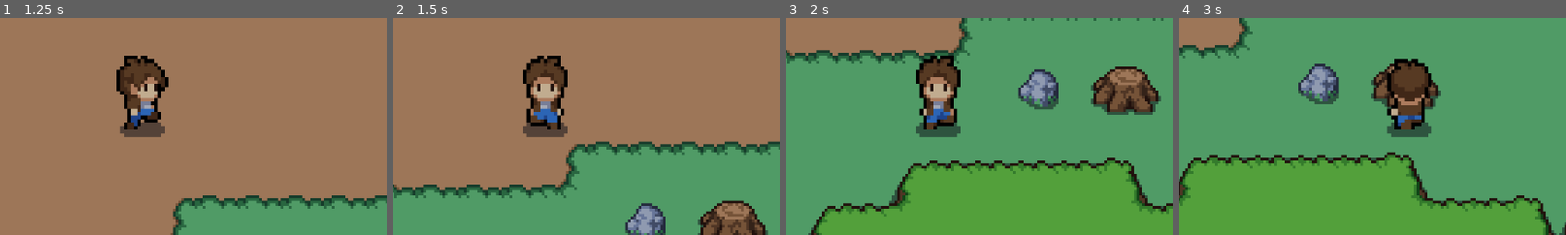
Above: before the commit, frames 1-4 (left to right).
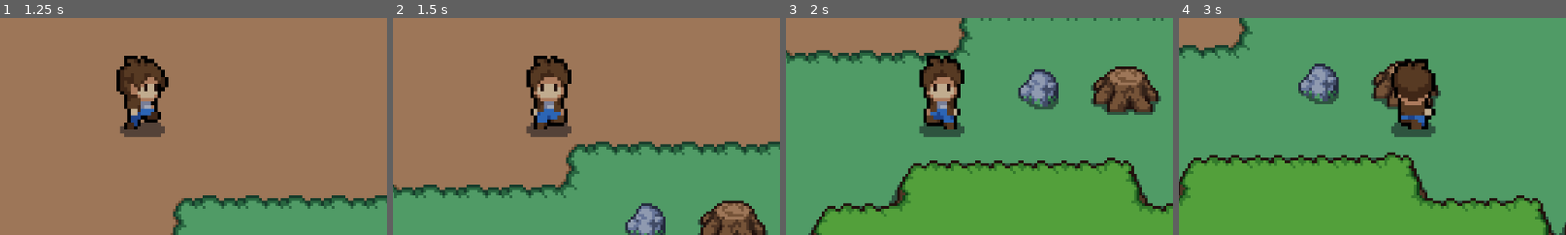
Above: after the commit, the same moments.

Repository: HunterC1234/Quest
Game: Godot game, scene res://scenes/world.tscn
Same seed, same stepped clock (60 frames per second), same inputs: the game is played once before the commit and once after it.
Inputs:
- Up to frame 1 (1.25 s): hold Right (ui_right) from 0.53 s (still down)
- Up to frame 2 (1.5 s): release Right (ui_right) at 1.28 s; hold Down (ui_down) from 1.28 s (still down)
- Up to frame 3 (2 s): keep holding Down (ui_down)
- Up to frame 4 (3 s): release Down (ui_down) at 2.03 s; hold Right (ui_right) 2.03-2.78 s; hold Up (ui_up) from 2.78 s (still down)
The pictures show only the part of the screen within x 20-70%, y 24-74%; the shares and areas given below are measured in that part.

Frame 1 is identical in both runs. In frame 2, 2.4% of the frame differs, in the area x 33-47%, y 17-55%; in frame 3, 2.3%; in frame 4, 1.9%.

Commit message:
8D movment
you can now move diagonaly
completly rechanged the coding for movment

Diff:
--- a/scenes/player.tscn
+++ b/scenes/player.tscn
@@ -424,7 +424,8 @@
 position = Vector2(0, -3)
 scale = Vector2(1.27083, 1.3125)
 sprite_frames = SubResource("SpriteFrames_g3o7k")
-animation = &"front_idle"
+animation = &"back_walk"
+frame_progress = 0.385121
 offset = Vector2(2.08165e-12, -15)
 
 [node name="Camera2D" type="Camera2D" parent="."]
--- a/scripts/player.gd
+++ b/scripts/player.gd
@@ -1,68 +1,39 @@
 extends CharacterBody2D
 
-const speed = 100
-var current_dir = "none"
+var speed = 100
+
+var player_state
 
 func _ready():
 	$AnimatedSprite2D.play("front_idle")
 
 func _physics_process(delta):
-	_player_movement(delta)
+	var direction = Input.get_vector("ui_left", "ui_right", "ui_up", "ui_down")
 
-func _player_movement(_delta):
-	if Input.is_action_pressed("ui_right"):
-		current_dir = "right"
-		play_anim(1)
-		velocity.x = speed
-		velocity.y = 0
-	elif Input.is_action_pressed("ui_left"):
-		current_dir = "left"
-		play_anim(1)
-		velocity.x = -speed
-		velocity.y = 0
-	elif Input.is_action_pressed("ui_down"):
-		current_dir = "down"
-		play_anim(1)
-		velocity.x = 0
-		velocity.y = speed
-	elif Input.is_action_pressed("ui_up"):
-		current_dir = "up"
-		play_anim(1)
-		velocity.x = 0
-		velocity.y = -speed
-	else:
-		play_anim(0)
-		velocity.x = 0
-		velocity.y = 0
+	if direction.x == 0 and direction.y == 0:
+		player_state = "idle"
+	elif direction.x != 0 or direction.y != 0:
+		player_state = "walking"
 
-	move_and_slide()
+		velocity = direction * speed
+		move_and_slide()
 
-func play_anim(movement):
-	var dir = current_dir
+		play_anim(direction)
+
+func  play_anim(direction):
 	var anim = $AnimatedSprite2D
 
-	if dir == "right":
-		anim.flip_h = false
-		if movement == 1:
-			anim.play("side_walk")
-		elif movement == 0:
-			anim.play("side_idle")
-	if dir == "left":
-		anim.flip_h = true
-		if movement == 1:
-			anim.play("side_walk")
-		elif movement == 0:
-			anim.play("side_idle")
+	if player_state == "idle":
+		$AnimatedSprite2D.play("front_idle")
 
-	if dir == "down":
-		anim.flip_h = true
-		if movement == 1:
-			anim.play("front_walk")
-		elif movement == 0:
-			anim.play("front_idle")
-	if dir == "up":
-		anim.flip_h = true
-		if movement == 1:
-			anim.play("back_walk")
-		elif movement == 0:
-			anim.play("back_idle")
+	if player_state == "walking":
+		if direction.y == -1:
+			$AnimatedSprite2D.play("back_walk")
+		if direction.x == 1:
+			anim.flip_h = false
+			$AnimatedSprite2D.play("side_walk")
+		if direction.y == 1:
+			$AnimatedSprite2D.play("front_walk")
+		if direction.x == -1:
+			anim.flip_h = true
+			$AnimatedSprite2D.play("side_walk")
